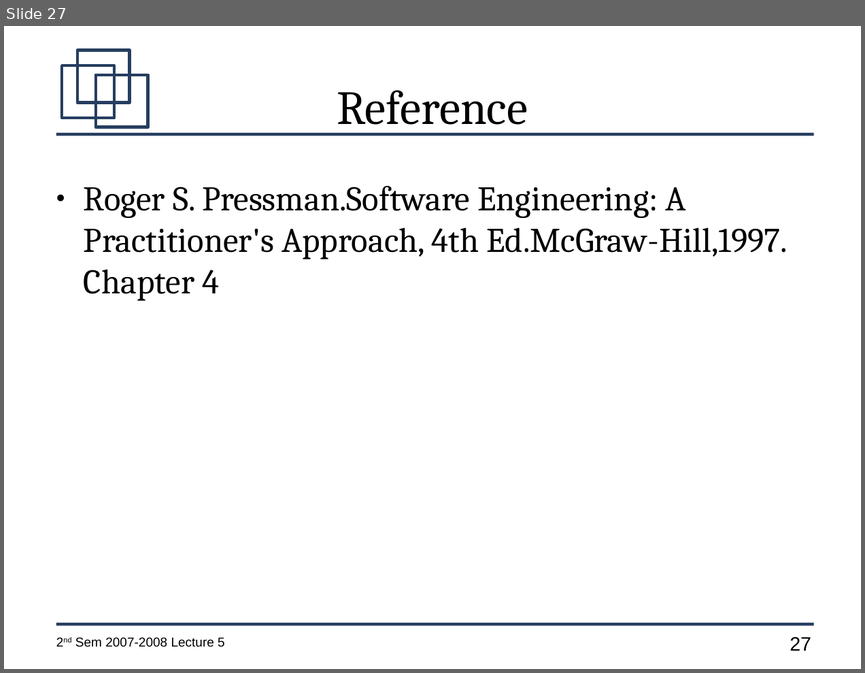
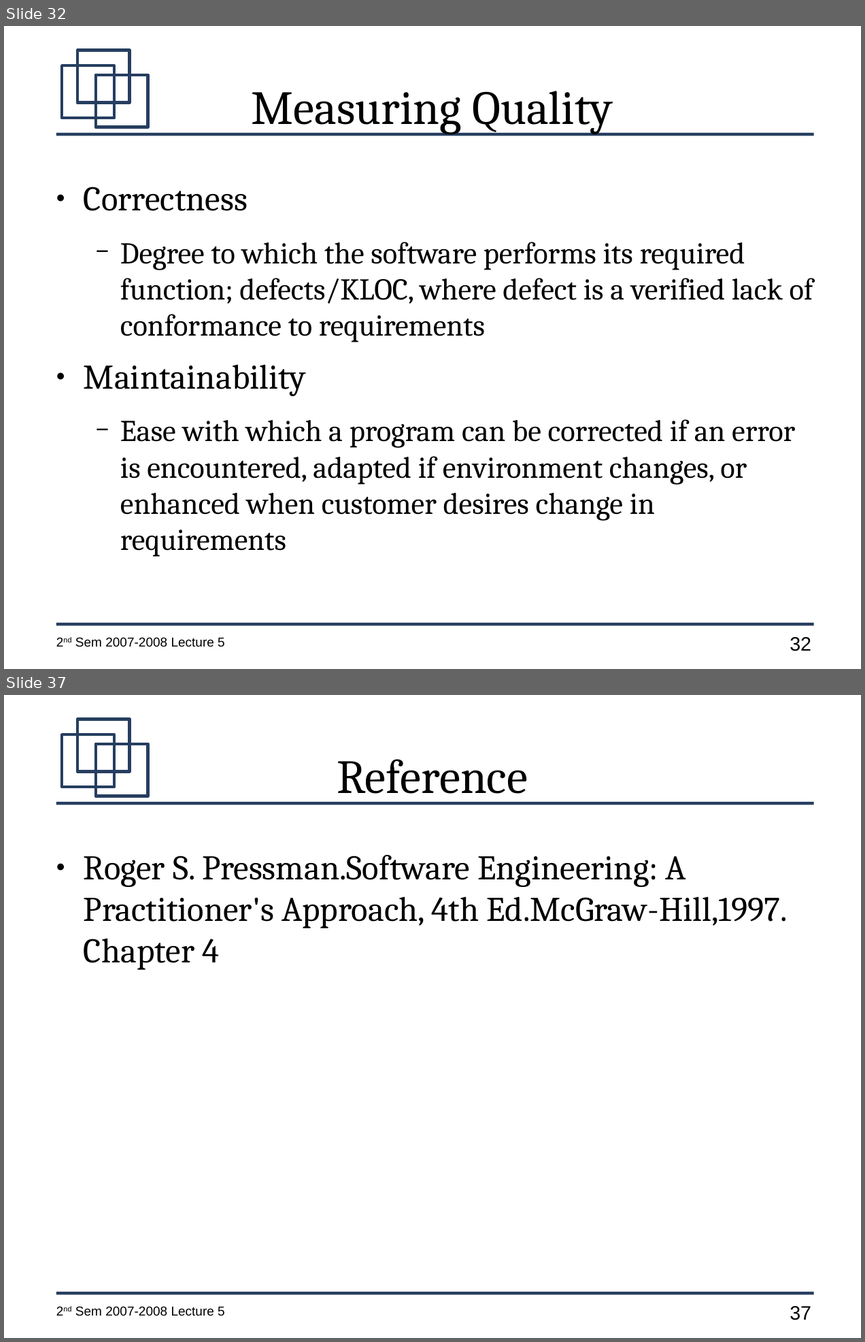
Before and after one commit to jachermocilla/jach-homepage, a slide deck: CMSC128-2nd-Sem-2007-L5.odp. Shown one above the other, each under a label of ours: slide 27 before the commit, slides 32 and 37 after it; the slides between them are not shown. The pictures are 865x673 and 865x1342 pixels, drawn with LibreOffice and Linux fonts; fonts in the diff are those of the drawing. Boxes give left, top, right and bottom in pixels: in the first picture for what was removed or moved away, otherwise in the second. Text is boxed around its words. In the diff, an @@ line names an element or a change of style, - is before the commit and + after.

```diff
--- a/CMSC128-2nd-Sem-2007-L5.odp
+++ b/CMSC128-2nd-Sem-2007-L5.odp
@@ slide 32 added at (4,26,861,669), background #FFFFFF; not listed: 7 template elements that a slide beside it also shows @@
@@ title added at (252,91,613,134), 44 pt, text #000000 @@
+Measuring Quality
@@ text added at (84,186,813,556), 28 pt, text #000000 @@
+● Correctness
+  − Degree to which the software performs its required function; defects/KLOC, where defect is a verified lack of conformance to requirements
+● Maintainability
+  − Ease with which a program can be corrected if an error is encountered, adapted if environment changes, or enhanced when customer desires change in requirements
@@ what was slide 27 is now slide 37 @@
@@ page number at (789,1306,811,1320): text changed @@
-27
+37
```
Also in this commit, not shown: 3 slides changed, 10 other slides added, 1 slide removed.
